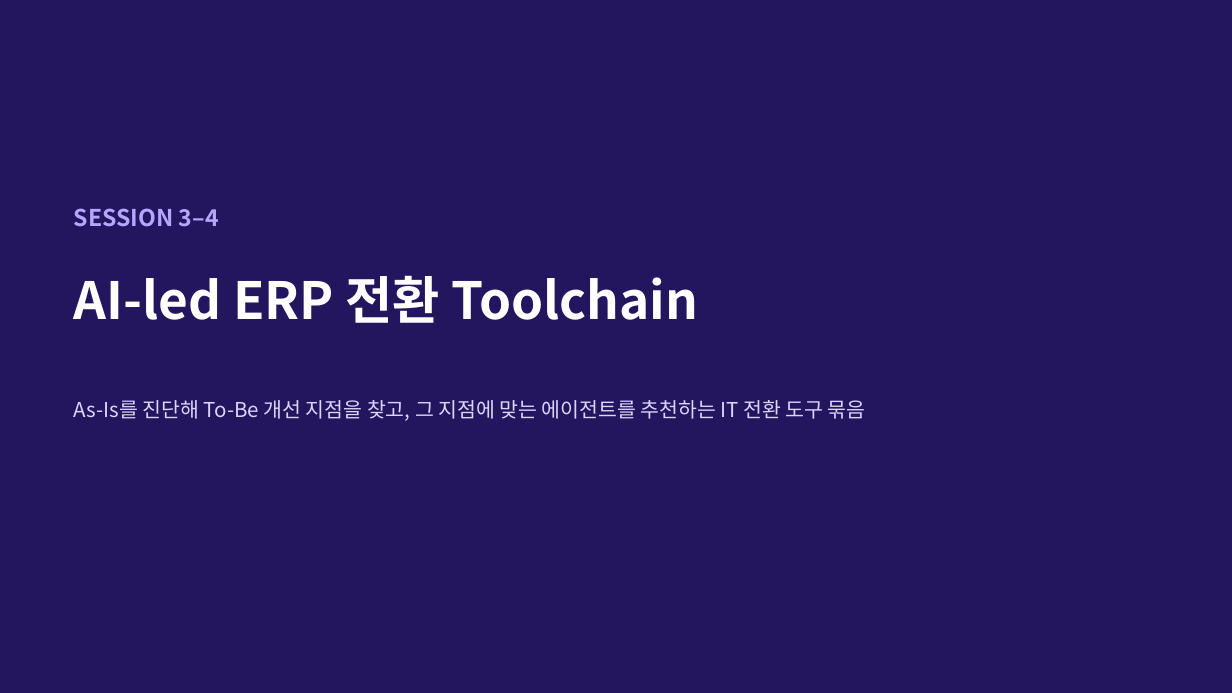
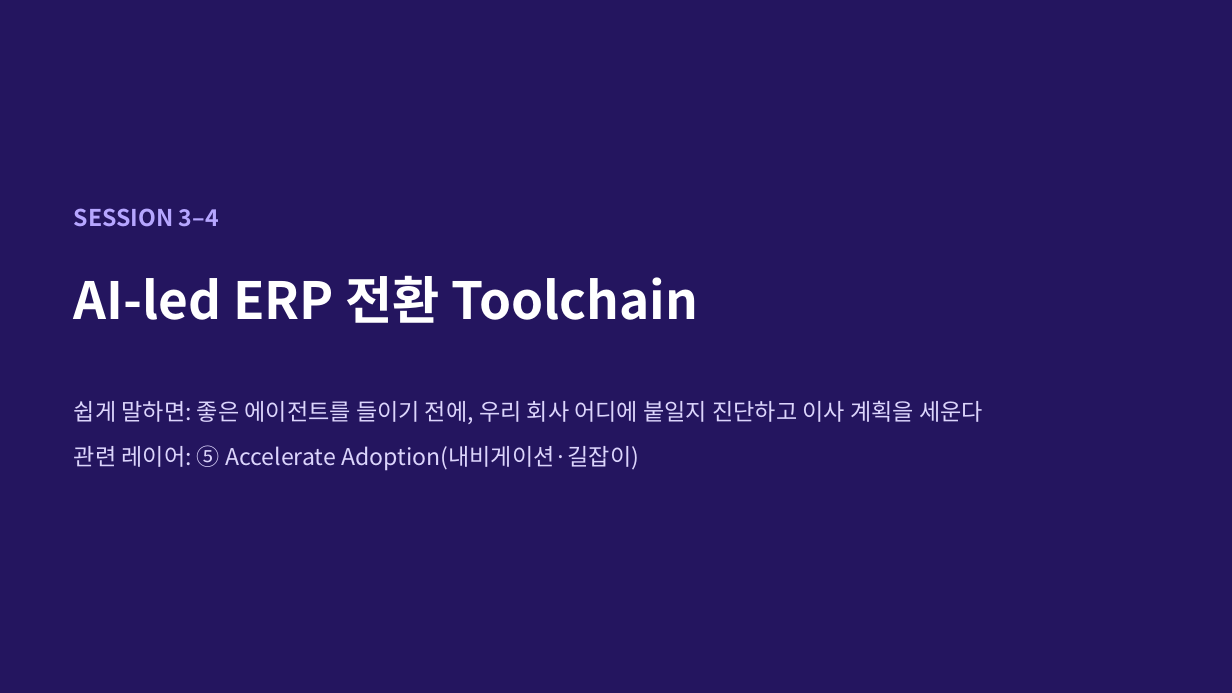
Before and after one commit to qhsghks9/qhsghks, a slide deck: slide 8 of SAP_Seminar_Notes.pptx. Drawn at 1232x693 pixels with LibreOffice and Linux fonts; fonts in the diff are those of the drawing. Boxes give left, top, right and bottom in pixels: in the first picture for what was removed or moved away, otherwise in the second. Text is boxed around its words. In the diff, an @@ line names an element or a change of style, - is before the commit and + after.

```diff
--- a/SAP_Seminar_Notes.pptx
+++ b/SAP_Seminar_Notes.pptx
@@ text at (74, 400, 983, 471): text changed; size 16 to 18 pt @@
-As-Is를 진단해 To-Be 개선 지점을 찾고, 그 지점에 맞는 에이전트를 추천하는 IT 전환 도구 묶음
+쉽게 말하면: 좋은 에이전트를 들이기 전에, 우리 회사 어디에 붙일지 진단하고 이사 계획을 세운다
+관련 레이어: ⑤ Accelerate Adoption(내비게이션·길잡이)
```
Also in this commit, not shown: 7 other slides changed, 1 slide added, 1 slide removed.
